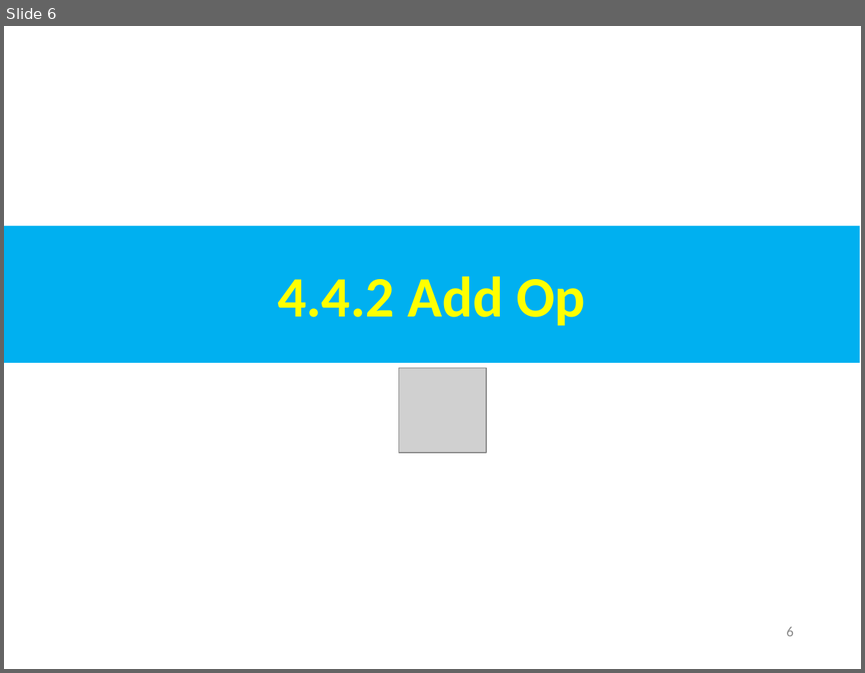
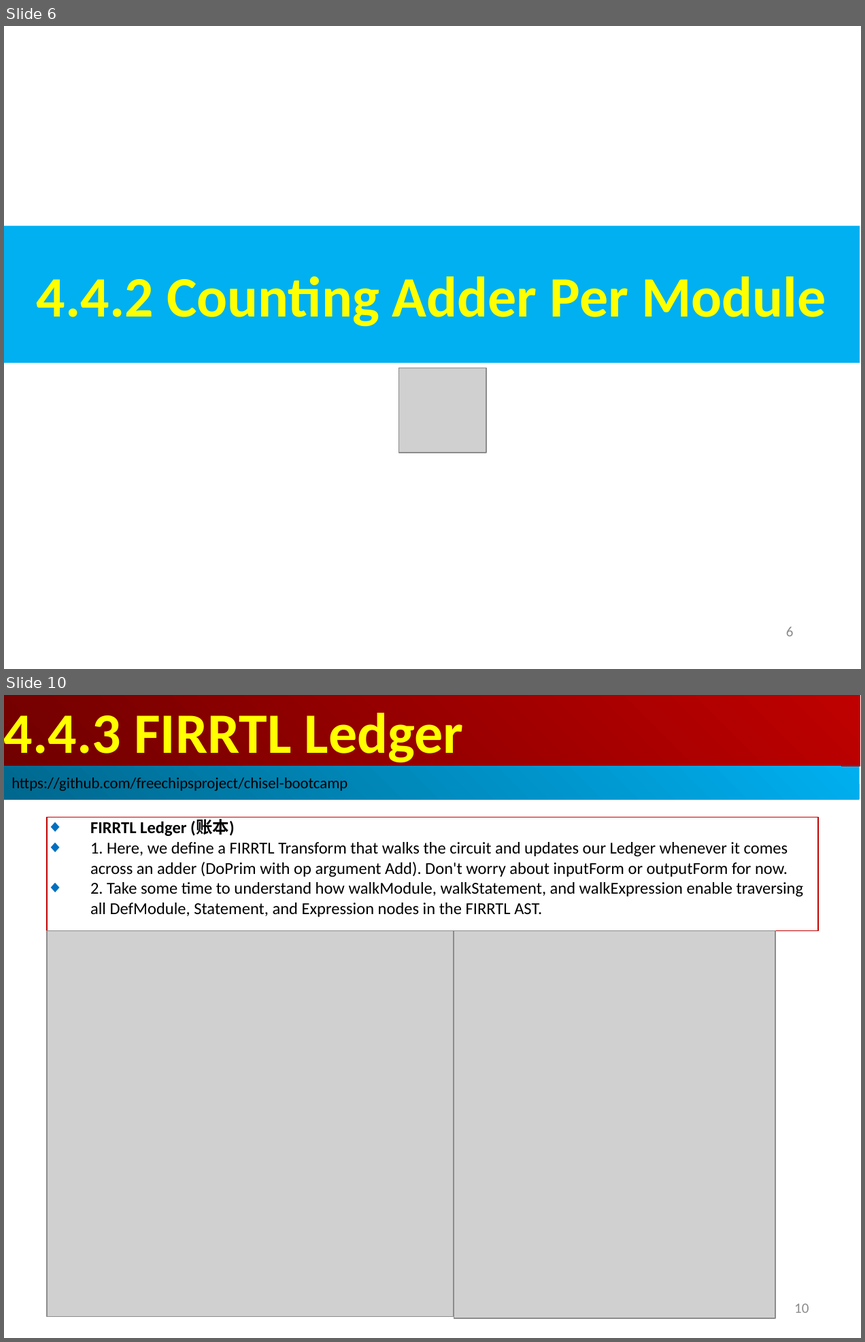
Before and after one commit to peterhchen/AIU_CS800_Chisel, a slide deck: 300_UCB_BC/004.4_Add_Op/000_Video/004.4_Add_Op.ppt. Shown one above the other, each under a label of ours: slide 6 before the commit, slides 6 and 10 after it; the slides between them are not shown. The pictures are 865x673 and 865x1342 pixels, drawn with LibreOffice and Linux fonts; fonts in the diff are those of the drawing; grey boxes stand for pictures. Boxes give left, top, right and bottom in pixels: in the first picture for what was removed or moved away, otherwise in the second. Text is boxed around its words. In the diff, an @@ line names an element or a change of style, - is before the commit and + after.

```diff
--- a/300_UCB_BC/004.4_Add_Op/000_Video/004.4_Add_Op.ppt
+++ b/300_UCB_BC/004.4_Add_Op/000_Video/004.4_Add_Op.ppt
@@ slide 10 added at <box>4,695,861,1338</box>, background #FFFFFF @@
@@ rectangle added at <box>4,695,860,766</box>, fill gradient #BF0000 to #710000, 48 pt, text #FFFF00, bold @@
+4.4.3 FIRRTL Ledger
@@ rectangle added at <box>4,766,859,800</box>, fill gradient #00AFEF to #00688E, 13 pt, text #000000 @@
+https://github.com/freechipsproject/chisel-bootcamp
@@ rectangle added at <box>47,817,818,930</box>, outline #C00000 0.74 pt, 14 pt, text #000000 @@
+◆ FIRRTL Ledger (账本)
+◆ 1. Here, we define a FIRRTL Transform that walks the circuit and updates our Ledger whenever it comes across an adder (DoPrim with op argument Add). Don't worry about inputForm or outputForm for now.
+◆ 2. Take some time to understand how walkModule, walkStatement, and walkExpression enable traversing all DefModule, Statement, and Expression nodes in the FIRRTL AST.
@@ picture added at <box>47,930,453,1317</box> @@
@@ picture added at <box>454,930,775,1318</box> @@
@@ page number added at <box>794,1303,808,1312</box>, 12 pt, text #8B8B8B @@
+10
@@ slide 6 changed as well @@
@@ text in rectangle at <box>37,276,825,327</box>: text changed @@
-4.4.2 Add Op
+4.4.2 Counting Adder Per Module
```
Also in this commit, not shown: 1 other slide changed, 7 other slides added.
